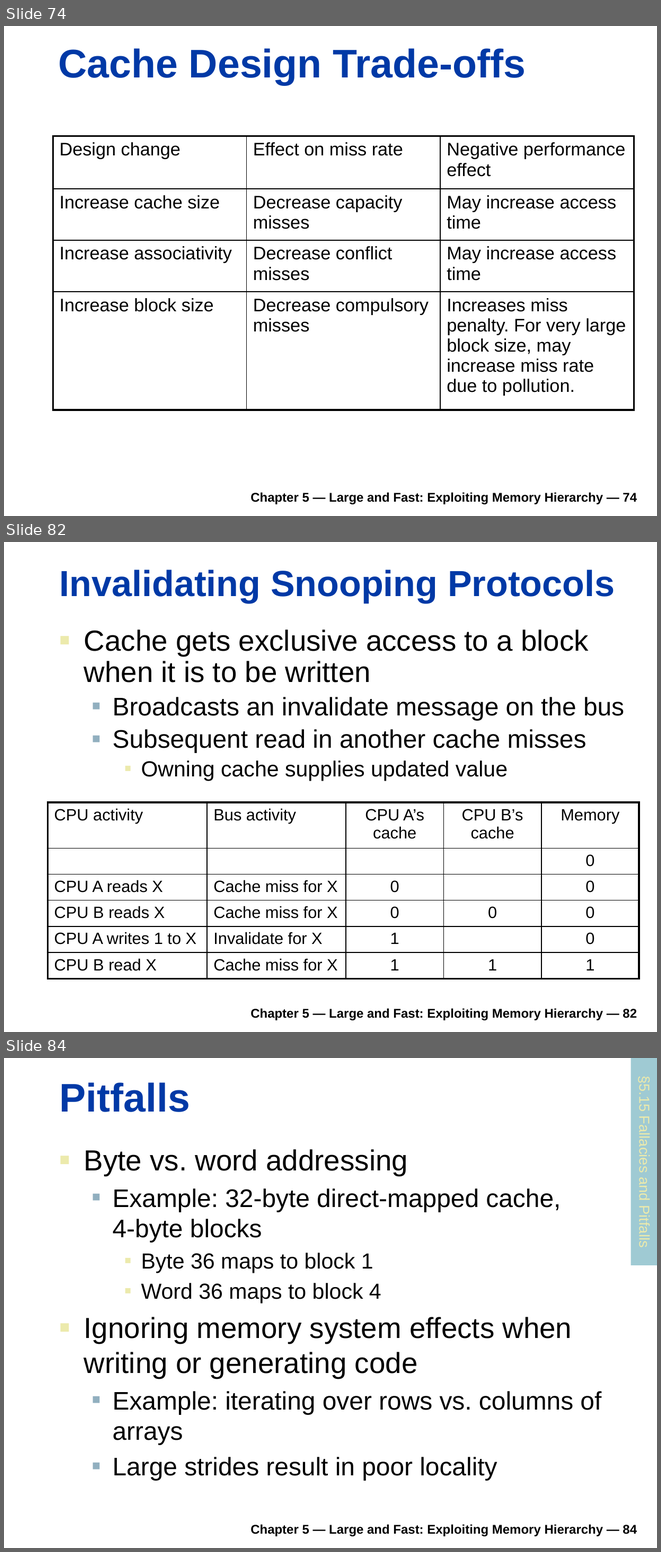
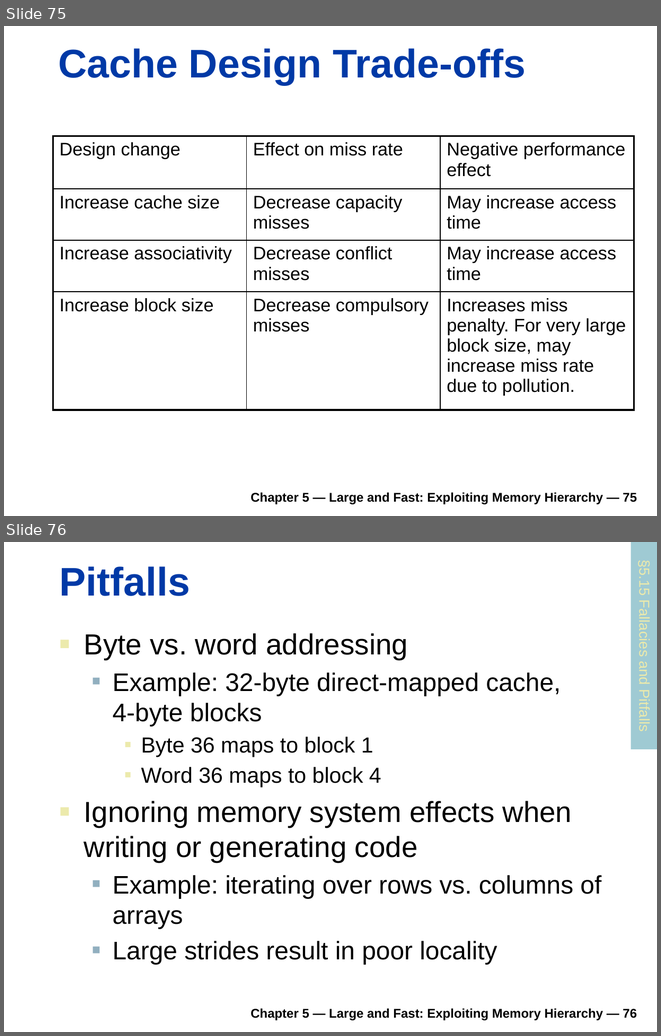
Before and after one commit to rifatshahriyar/rifatshahriyar.github.io, a slide deck: files/CSE305/CSE305_Chapter_5.pptx. Shown one above the other, each under a label of ours: slides 74, 82 and 84 before the commit, slides 75 and 76 after it; the slides between them are not shown. The pictures are 661x1552 and 661x1036 pixels, drawn with LibreOffice and Linux fonts; fonts in the diff are those of the drawing. Boxes give left, top, right and bottom in pixels: in the first picture for what was removed or moved away, otherwise in the second. Text is boxed around its words. In the diff, an @@ line names an element or a change of style, - is before the commit and + after.

Commit message:
CSE305 Chapter 5

```diff
--- a/files/CSE305/CSE305_Chapter_5.pptx
+++ b/files/CSE305/CSE305_Chapter_5.pptx
@@ slide 82 removed at [4, 542, 657, 1032], background #FFFFFF @@
@@ title removed at [60, 570, 615, 603] @@
-Invalidating Snooping Protocols
@@ text removed at [84, 629, 624, 780] @@
-■ Cache gets exclusive access to a block when it is to be written
-  ■ Broadcasts an invalidate message on the bus
-  ■ Subsequent read in another cache misses
-    ■ Owning cache supplies updated value
@@ table removed at [48, 803, 640, 979], 6 rows, 5 columns @@
-CPU activity | Bus activity | CPU A’s cache | CPU B’s cache | Memory
- |  |  |  | 0
-CPU A reads X | Cache miss for X | 0 |  | 0
-CPU B reads X | Cache miss for X | 0 | 0 | 0
-CPU A writes 1 to X | Invalidate for X | 1 |  | 0
-CPU B read X | Cache miss for X | 1 | 1 | 1
@@ text removed at [250, 1008, 637, 1020] @@
-Chapter 5 — Large and Fast: Exploiting Memory Hierarchy — 82
@@ what was slide 74 is now slide 75 @@
@@ text at [250, 492, 637, 504]: text changed @@
-Chapter 5 — Large and Fast: Exploiting Memory Hierarchy — 74
+Chapter 5 — Large and Fast: Exploiting Memory Hierarchy — 75
@@ what was slide 84 is now slide 76 @@
@@ text at [250, 1008, 637, 1020]: text changed @@
-Chapter 5 — Large and Fast: Exploiting Memory Hierarchy — 84
+Chapter 5 — Large and Fast: Exploiting Memory Hierarchy — 76
```
Also in this commit, not shown: 2 slides changed, 1 slide added, 8 other slides removed, 2 other files.
